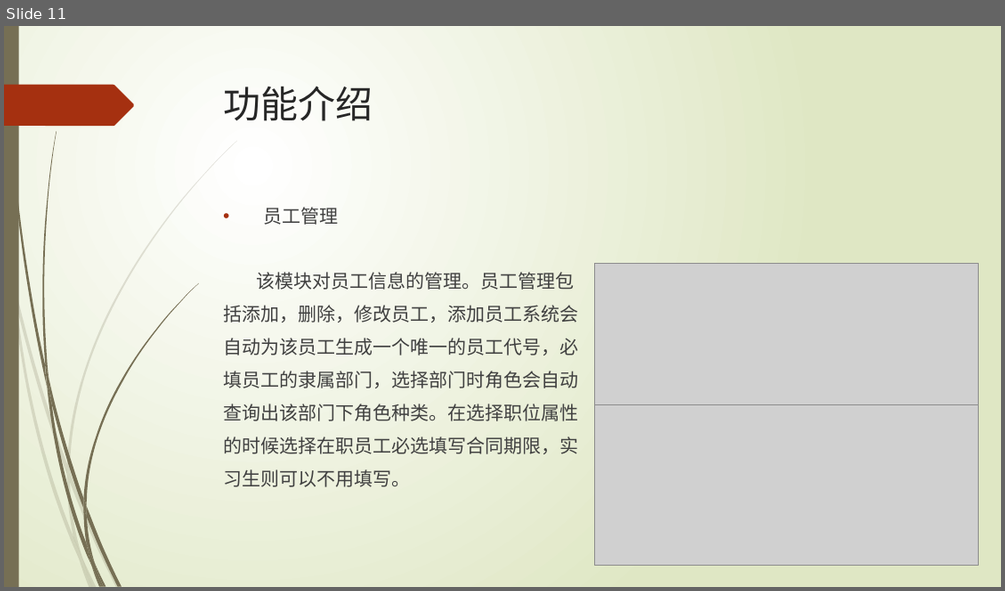
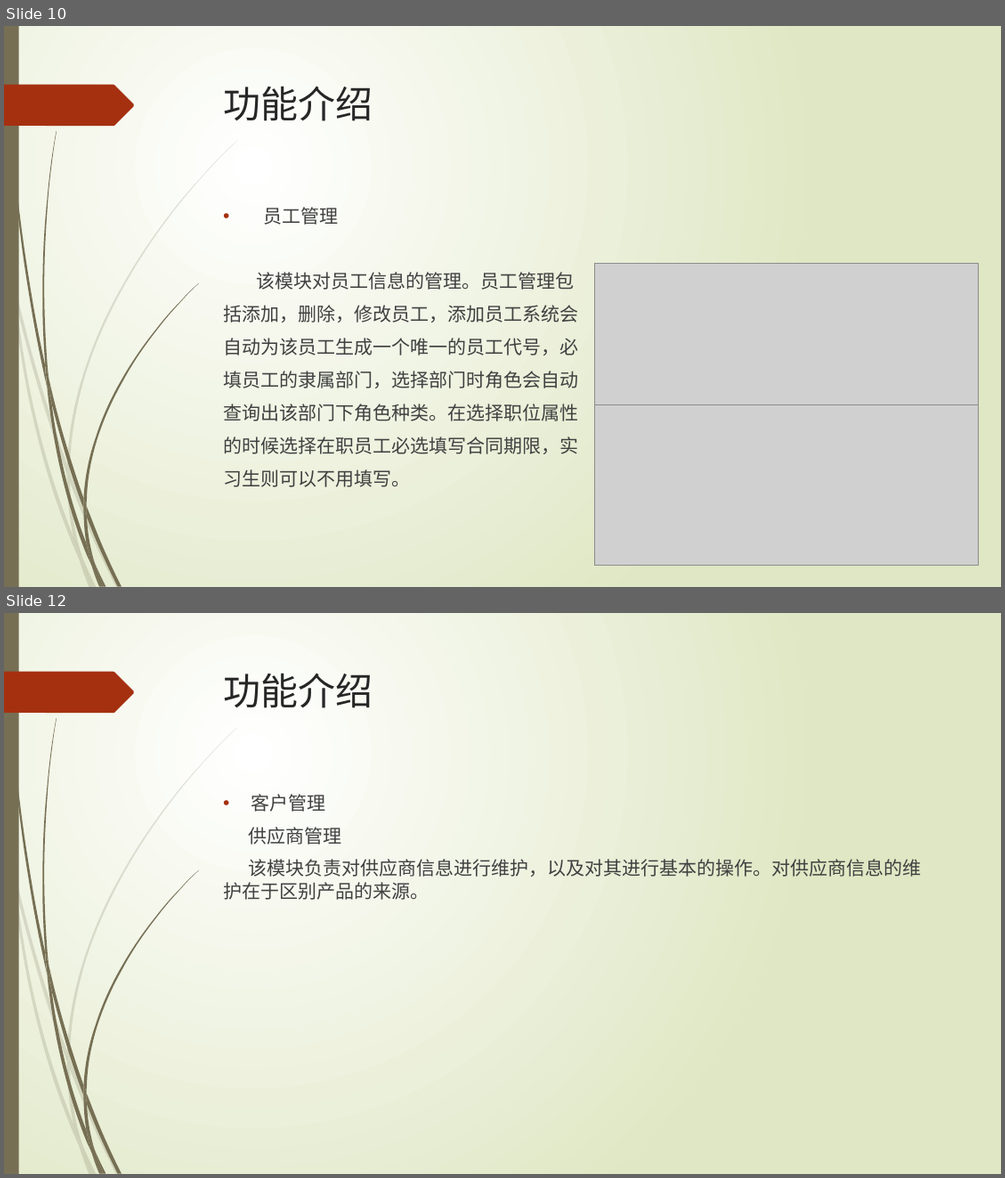
Before and after one commit to LNNying/CompletionReport, a slide deck: 软外4-刘宁宁201540704138-产品说明.pptx. Shown one above the other, each under a label of ours: slide 11 before the commit, slides 10 and 12 after it; the slides between them are not shown. The pictures are 1005x591 and 1005x1178 pixels, drawn with LibreOffice and Linux fonts; fonts in the diff are those of the drawing; grey boxes stand for pictures. Boxes give left, top, right and bottom in pixels: in the first picture for what was removed or moved away, otherwise in the second. Text is boxed around its words. In the diff, an @@ line names an element or a change of style, - is before the commit and + after.

Commit message:
修改供应商内容

```diff
--- a/软外4-刘宁宁201540704138-产品说明.pptx
+++ b/软外4-刘宁宁201540704138-产品说明.pptx
@@ slide 12 added at [4, 613, 1001, 1174], background gradient #FFFFFF to #DFE8C4; not listed: 24 template elements that a slide beside it also shows @@
@@ title added at [224, 673, 373, 708], 36 pt, text #262626 @@
+功能介绍
@@ text added at [223, 794, 921, 900], 18 pt, text #404040 @@
+• 客户管理
+供应商管理
+该模块负责对供应商信息进行维护，以及对其进行基本的操作。对供应商信息的维护在于区别产品的来源。
@@ what was slide 11 is now slide 10 @@
```
Also in this commit, not shown: 1 slide changed.
